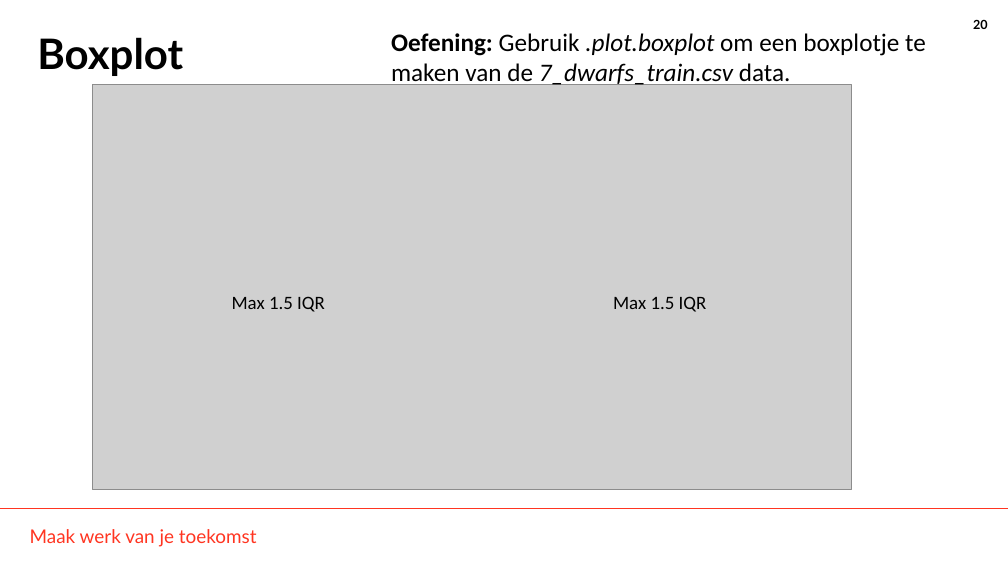
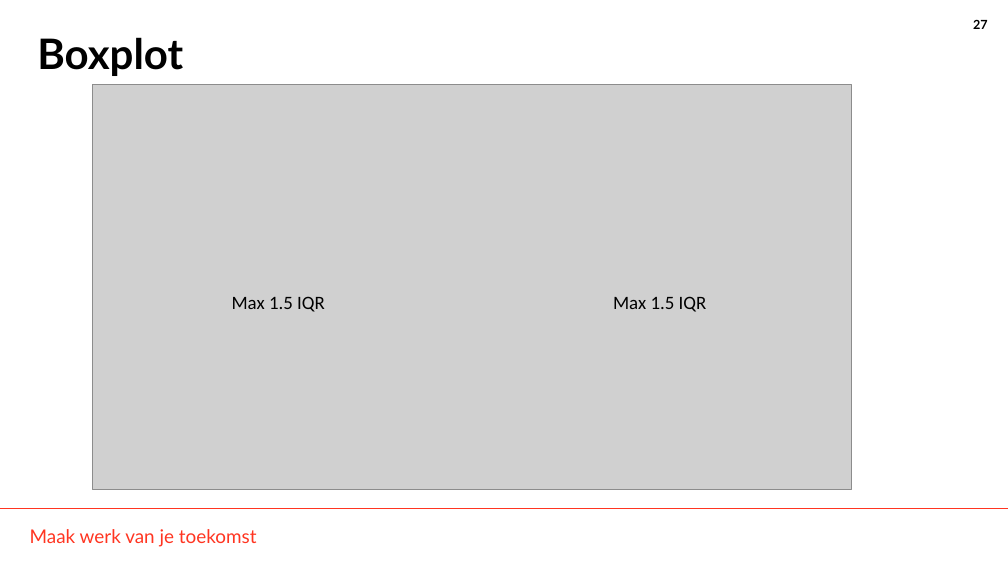
Before and after one commit to THellemans/data-science-syntra-ab, a slide deck: slide 27 of 06 statistiek/04 Numerieke data verdelingen verkennen/04 Numerieke data verdelingen verkennen.pptx (slide 20 before the commit). Drawn at 1008x567 pixels with LibreOffice and Linux fonts; fonts in the diff are those of the drawing; grey boxes stand for pictures; background and template pictures are left out. Boxes give left, top, right and bottom in pixels: in the first picture for what was removed or moved away, otherwise in the second. Text is boxed around its words. In the diff, an @@ line names an element or a change of style, - is before the commit and + after.

```diff
--- a/06 statistiek/04 Numerieke data verdelingen verkennen/04 Numerieke data verdelingen verkennen.pptx
+++ b/06 statistiek/04 Numerieke data verdelingen verkennen/04 Numerieke data verdelingen verkennen.pptx
@@ page number at <box>973,20,988,29</box>: text changed @@
-20
+27
@@ text removed at <box>391,33,926,88</box> @@
-Oefening: Gebruik .plot.boxplot om een boxplotje te maken van de 7_dwarfs_train.csv data.
```
Also in this commit, not shown: 5 other slides changed, 8 slides added, 1 slide removed, 34 other files.
